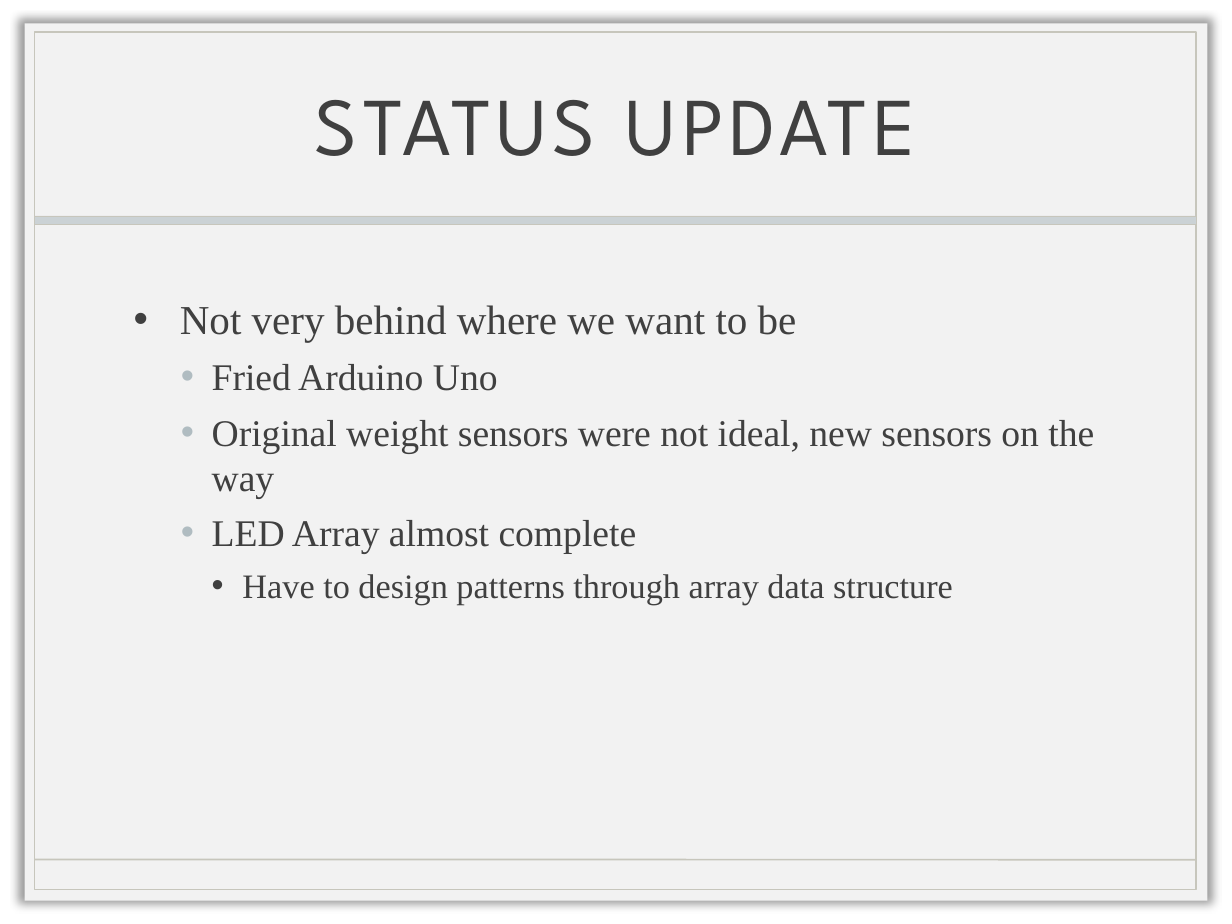
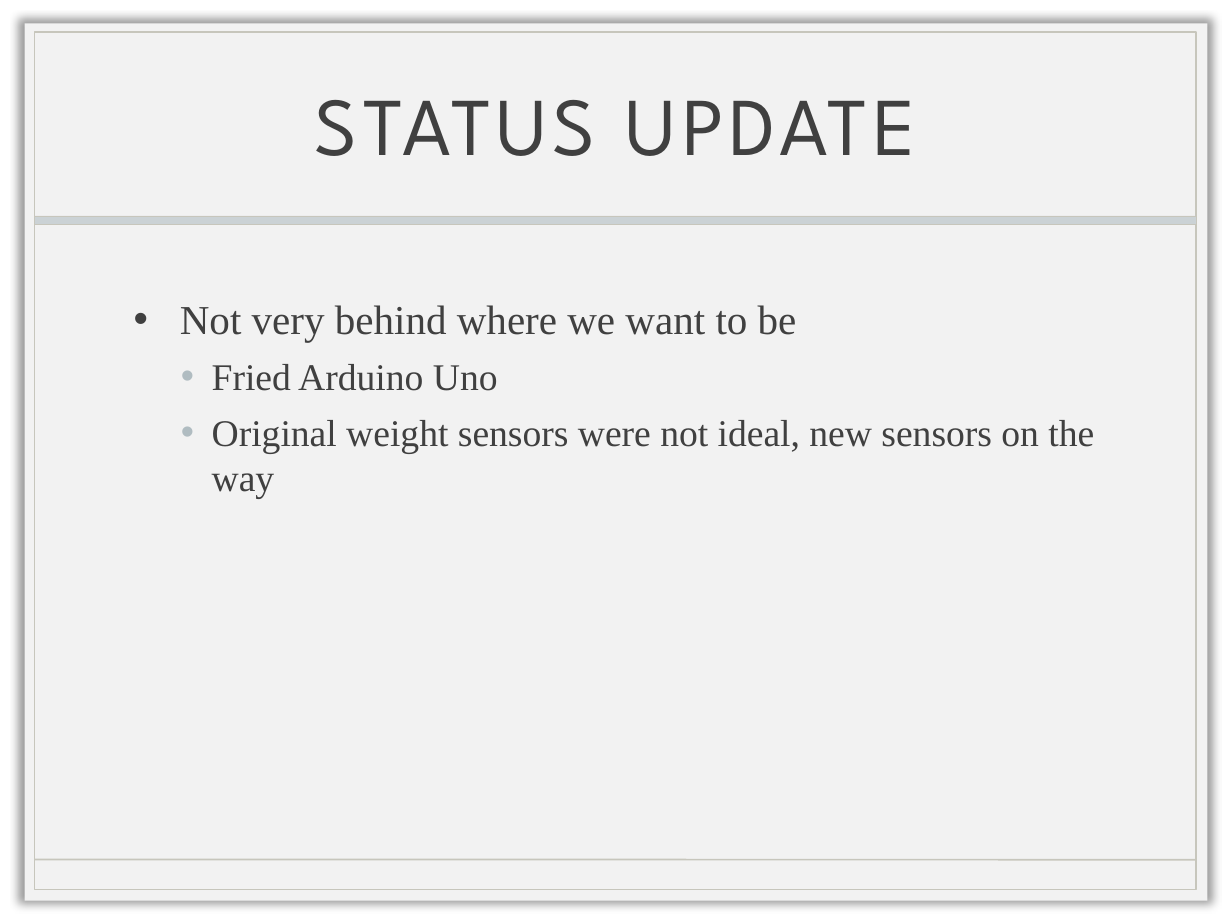
Before and after one commit to joestoica/Making-for-Good-Final-Project, a slide deck: slide 12 of Status Presentation.pptx (slide 9 before the commit). Drawn at 1232x924 pixels with LibreOffice and Linux fonts; fonts in the diff are those of the drawing; background and template pictures are left out. Boxes give left, top, right and bottom in pixels: in the first picture for what was removed or moved away, otherwise in the second. Text is boxed around its words. In the diff, an @@ line names an element or a change of style, - is before the commit and + after.

```diff
--- a/Status Presentation.pptx
+++ b/Status Presentation.pptx
@@ text at (212,520,953,605): paragraphs removed @@
-  • LED Array almost complete
-    • Have to design patterns through array data structure
```
Also in this commit, not shown: 4 slides added, 1 other file.
